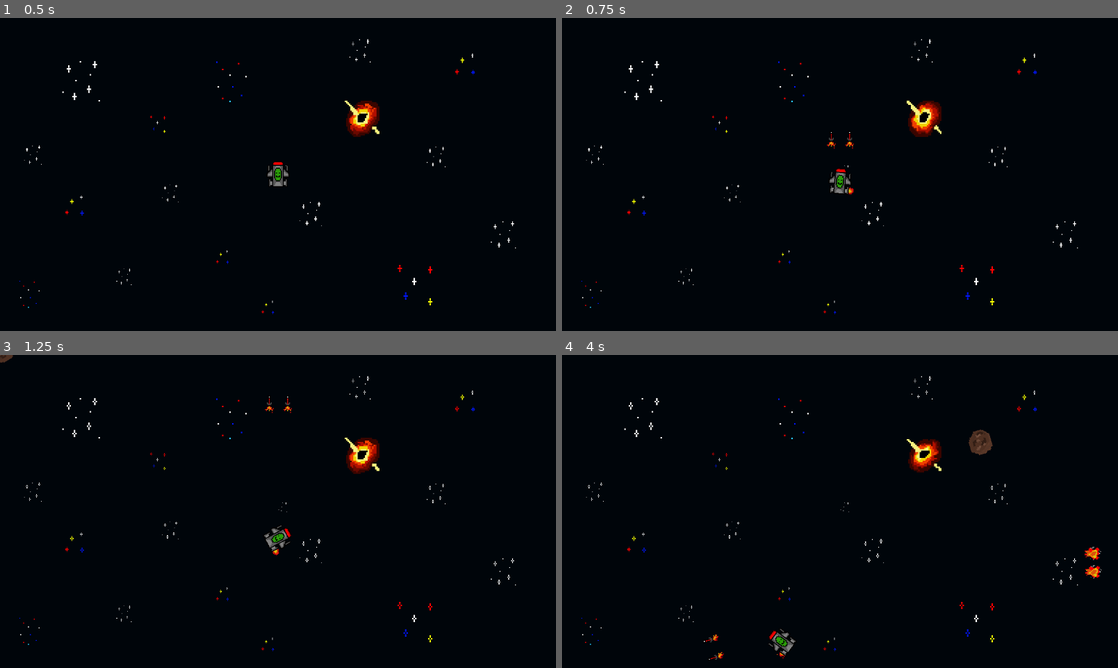
Above: before the commit, frames 1-4 (two rows, left to right).
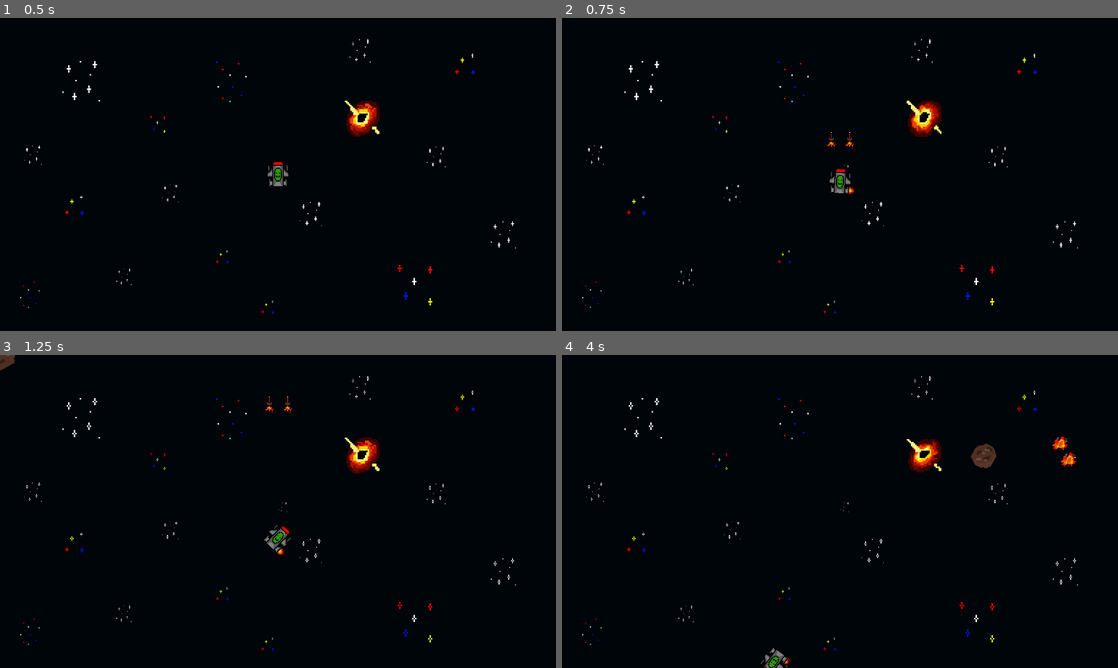
Above: after the commit, the same moments.

Repository: htoo-aung/Asteroids
Game: Godot game, scene res://scenes/main.tscn
Two runs of this game, one before a commit and one after it. Both use one fixed random seed, a clock stepped at 60 frames per second and the inputs below.
Inputs:
- Up to frame 1 (0.5 s): no input
- Up to frame 2 (0.75 s): hold D (rotate_right) from 0.53 s (still down); hold Space (shoot) from 0.53 s (still down)
- Up to frame 3 (1.25 s): keep holding D (rotate_right); keep holding Space (shoot)
- Up to frame 4 (4 s): release D (rotate_right) at 1.28 s; release Space (shoot) at 1.28 s; hold A (rotate_left) 1.28-2.03 s; tap Space (shoot) at 1.35, 2.85 s; hold Space (shoot) 2.03-2.78 s; hold D (rotate_right) 2.03-3.53 s; hold A (rotate_left) from 3.53 s (still down); hold Space (shoot) from 3.53 s (still down)

Frame 1 is identical in both runs. In frame 2, less than 0.1% of the frame differs, in the area x 48-53%, y 48-57%; in frame 3, 0.3%; in frame 4, 1.1%, in the area x 25-98%, y 23-100%.

Commit message:
asteroids spawn at different sizes

Diff:
--- a/scenes/asteroid.tscn
+++ b/scenes/asteroid.tscn
@@ -80,7 +80,7 @@
 "
 
 [sub_resource type="CircleShape2D" id="CircleShape2D_0djh4"]
-radius = 58.0086
+radius = 29.0
 
 [node name="Asteroid" type="RigidBody2D"]
 collision_layer = 2
@@ -106,6 +106,7 @@
 script = SubResource("GDScript_vqyi8")
 
 [node name="CollisionShape2D" type="CollisionShape2D" parent="Area2D"]
+position = Vector2(1, 0)
 shape = SubResource("CircleShape2D_0djh4")
 
 [connection signal="body_entered" from="." to="." method="_on_body_entered"]
--- a/scenes/main.tscn
+++ b/scenes/main.tscn
@@ -128,7 +128,7 @@
 
 [node name="Camera2D" type="Camera2D" parent="."]
 
-[node name="Level" parent="Camera2D" instance=ExtResource("1_gedsy")]
+[node name="Level" parent="." instance=ExtResource("1_gedsy")]
 
 [node name="Background" type="Node" parent="."]
 
--- a/scenes/player.tscn
+++ b/scenes/player.tscn
@@ -1,9 +1,25 @@
-[gd_scene load_steps=23 format=3 uid="uid://brukriyo3lckw"]
+[gd_scene load_steps=28 format=3 uid="uid://brukriyo3lckw"]
 
 [ext_resource type="Script" path="res://scripts/player.gd" id="1_2gx6f"]
 [ext_resource type="Texture2D" uid="uid://cm77wj32fcxae" path="res://assets/sprites/Spaceship.png" id="1_ygtwh"]
 [ext_resource type="AudioStream" uid="uid://crdvf17iwj585" path="res://assets/sounds/rocket-launch.mp3" id="3_3fntx"]
 
+[sub_resource type="AtlasTexture" id="AtlasTexture_ak2sm"]
+atlas = ExtResource("1_ygtwh")
+region = Rect2(96, 160, 32, 32)
+
+[sub_resource type="AtlasTexture" id="AtlasTexture_8mq32"]
+atlas = ExtResource("1_ygtwh")
+region = Rect2(0, 192, 32, 32)
+
+[sub_resource type="AtlasTexture" id="AtlasTexture_jy2m6"]
+atlas = ExtResource("1_ygtwh")
+region = Rect2(32, 192, 32, 32)
+
+[sub_resource type="AtlasTexture" id="AtlasTexture_2nd1a"]
+atlas = ExtResource("1_ygtwh")
+region = Rect2(64, 192, 32, 32)
+
 [sub_resource type="AtlasTexture" id="AtlasTexture_kuo21"]
 atlas = ExtResource("1_ygtwh")
 region = Rect2(32, 0, 32, 32)
@@ -15,6 +31,10 @@
 [sub_resource type="AtlasTexture" id="AtlasTexture_xaepb"]
 atlas = ExtResource("1_ygtwh")
 region = Rect2(96, 0, 32, 32)
+
+[sub_resource type="AtlasTexture" id="AtlasTexture_cx8ei"]
+atlas = ExtResource("1_ygtwh")
+region = Rect2(0, 96, 32, 32)
 
 [sub_resource type="AtlasTexture" id="AtlasTexture_nnt2u"]
 atlas = ExtResource("1_ygtwh")
@@ -76,6 +96,23 @@
 animations = [{
 "frames": [{
 "duration": 1.0,
+"texture": SubResource("AtlasTexture_ak2sm")
+}, {
+"duration": 1.0,
+"texture": SubResource("AtlasTexture_8mq32")
+}, {
+"duration": 1.0,
+"texture": SubResource("AtlasTexture_jy2m6")
+}, {
+"duration": 1.0,
+"texture": SubResource("AtlasTexture_2nd1a")
+}],
+"loop": false,
+"name": &"damaged",
+"speed": 5.0
+}, {
+"frames": [{
+"duration": 1.0,
 "texture": SubResource("AtlasTexture_kuo21")
 }, {
 "duration": 1.0,
@@ -83,8 +120,11 @@
 }, {
 "duration": 1.0,
 "texture": SubResource("AtlasTexture_xaepb")
-}],
-"loop": true,
+}, {
+"duration": 1.0,
+"texture": SubResource("AtlasTexture_cx8ei")
+}],
+"loop": false,
 "name": &"death",
 "speed": 5.0
 }, {
@@ -155,14 +195,20 @@
 }, {
 "duration": 1.0,
 "texture": SubResource("AtlasTexture_0l0is")
+}, {
+"duration": 1.0,
+"texture": SubResource("AtlasTexture_eha54")
+}, {
+"duration": 1.0,
+"texture": SubResource("AtlasTexture_mge1x")
 }],
 "loop": false,
 "name": &"warp",
-"speed": 5.0
+"speed": 8.0
 }]
 
 [sub_resource type="CapsuleShape2D" id="CapsuleShape2D_cdx77"]
-height = 26.0
+radius = 12.5
 
 [node name="Player" type="RigidBody2D"]
 gravity_scale = 0.0
--- a/scripts/asteroid.gd
+++ b/scripts/asteroid.gd
@@ -1,16 +1,27 @@
 extends RigidBody2D
 
 @onready var animatedSprite: AnimatedSprite2D = $AnimatedSprite2D
+@onready var asteroidSprite: AnimatedSprite2D = $AnimatedSprite2D
+@onready var asteroidCollisionShape: CollisionShape2D = $CollisionShape2D
 
 const PLAYER = preload("res://scenes/player.tscn")
+
+var lifetime := 30.0
+
 # Called when the node enters the scene tree for the first time.
 func _ready() -> void:
-	pass # Replace with function body.
+	var rand_size = randi_range(1, 3)
+	var new_scale = Vector2(rand_size, rand_size)
+
+	asteroidSprite.scale = new_scale
+	asteroidCollisionShape.scale = new_scale
+
+# Called every frame. 'delta' is the elapsed time since the previous frame.
+func _physics_process(delta: float) -> void:
+	var rand_rotate_speed = randf_range(500.0, 1000.0)
+	apply_torque(rand_rotate_speed)
 
 
-# Called every frame. 'delta' is the elapsed time since the previous frame.
-func _process(delta: float) -> void:
-	pass
 
 func start_explosion():
 	animatedSprite.play("explode")
@@ -19,7 +30,11 @@
 	set_collision_layer(0)
 	set_collision_mask(0)
 
+	$Area2D.set_collision_layer(0)
+	$Area2D.set_collision_mask(0)
+
 	get_node("CollisionShape2D").queue_free()
+	get_node("Area2D/CollisionShape2D").queue_free()
 
 func _on_explosion_finished():
 	queue_free()
@@ -28,3 +43,10 @@
 func _on_area_2d_body_entered(body: Node2D) -> void:
 	body.damage_taken()
 	print("hit")
+
+func start_lifetime():
+	pass
+
+func despawn():
+	queue_free()
+	print("despawned")
--- a/scripts/main.gd
+++ b/scripts/main.gd
@@ -14,6 +14,7 @@
 
 func _on_mob_timer_timeout() -> void:
 	var new_asteroid = asteroid_scene.instantiate()
+	#new_asteroid.start_lifetime()
 
 	var asteroid_spawn_location = $AsteroidPath/AsteroidSpawnLocation
 	asteroid_spawn_location.progress_ratio = randf()
@@ -21,13 +22,10 @@
 	var direction = asteroid_spawn_location.rotation + PI / 2
 	new_asteroid.position = asteroid_spawn_location.position
 
-	#var force = 100.0
-	#new_asteroid.apply_central_impulse(Vector2.DOWN.rotated(rotation) * force)
-
 	direction += randf_range(-PI / 4, PI / 4)
 	new_asteroid.rotation = direction
 
-	var velocity = Vector2(randf_range(150.0, 250.0), 0.0)
+	var velocity = Vector2(randf_range(50.0, 300.0), 0.0)
 	new_asteroid.linear_velocity = velocity.rotated(direction)
 
 	add_child(new_asteroid)
--- a/scripts/player.gd
+++ b/scripts/player.gd
@@ -15,7 +15,6 @@
 	timer.connect("timeout", _on_timer_timeout)
 
 func _integrate_forces(state: PhysicsDirectBodyState2D) -> void:
-
 	warp()
 
 func _physics_process(delta: float) -> void:
@@ -94,4 +93,9 @@
 	animatedSprite.disconnect("animation_finished", _on_warp_finished)
 
 func damage_taken():
+	player_health -= 20
+	animatedSprite.play("damaged")
+	print(player_health)
+
+func death():
 	animatedSprite.play("death")
Binary file changed: assets/sprites/Spaceship.aseprite
Binary file changed: assets/sprites/Spaceship.png
